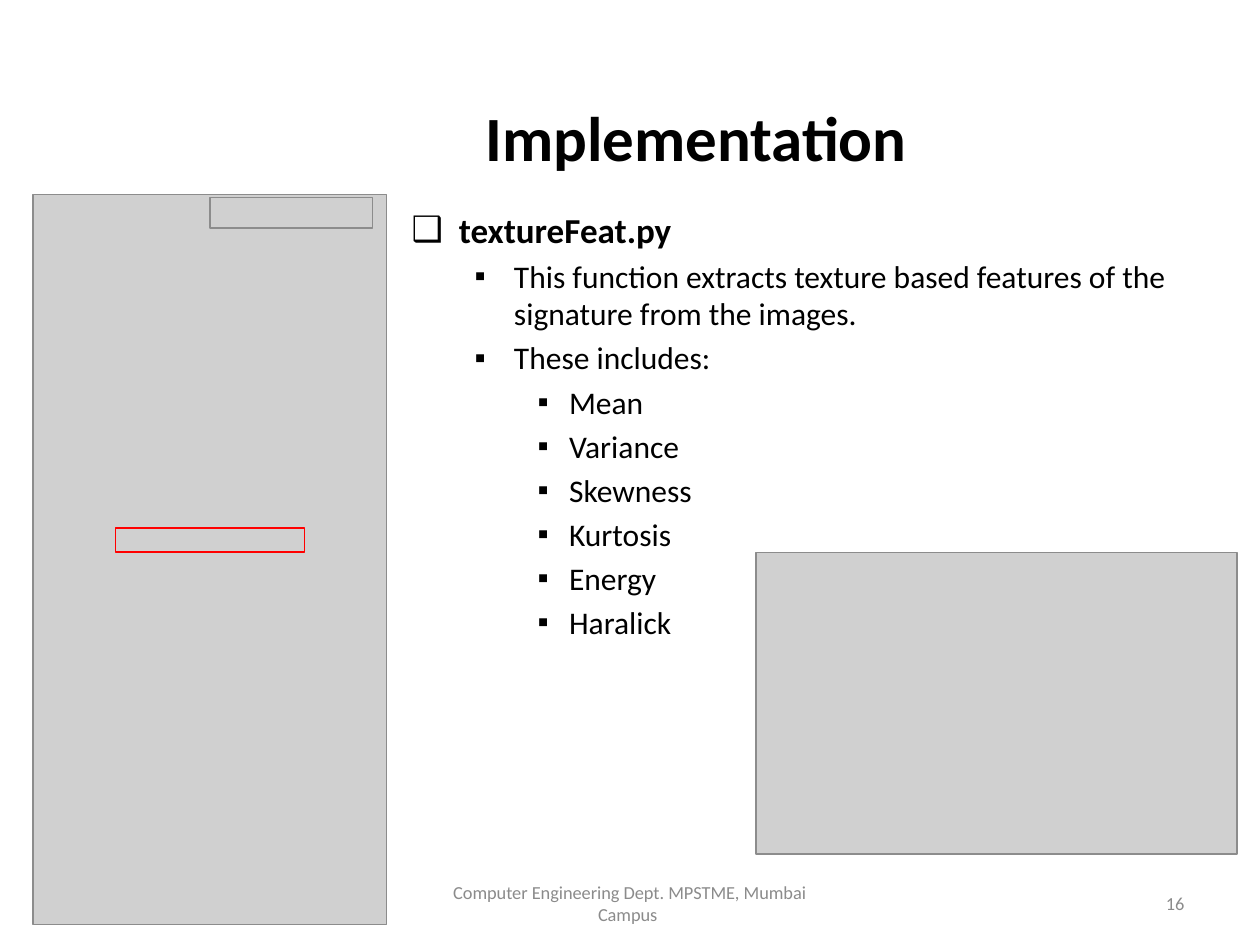
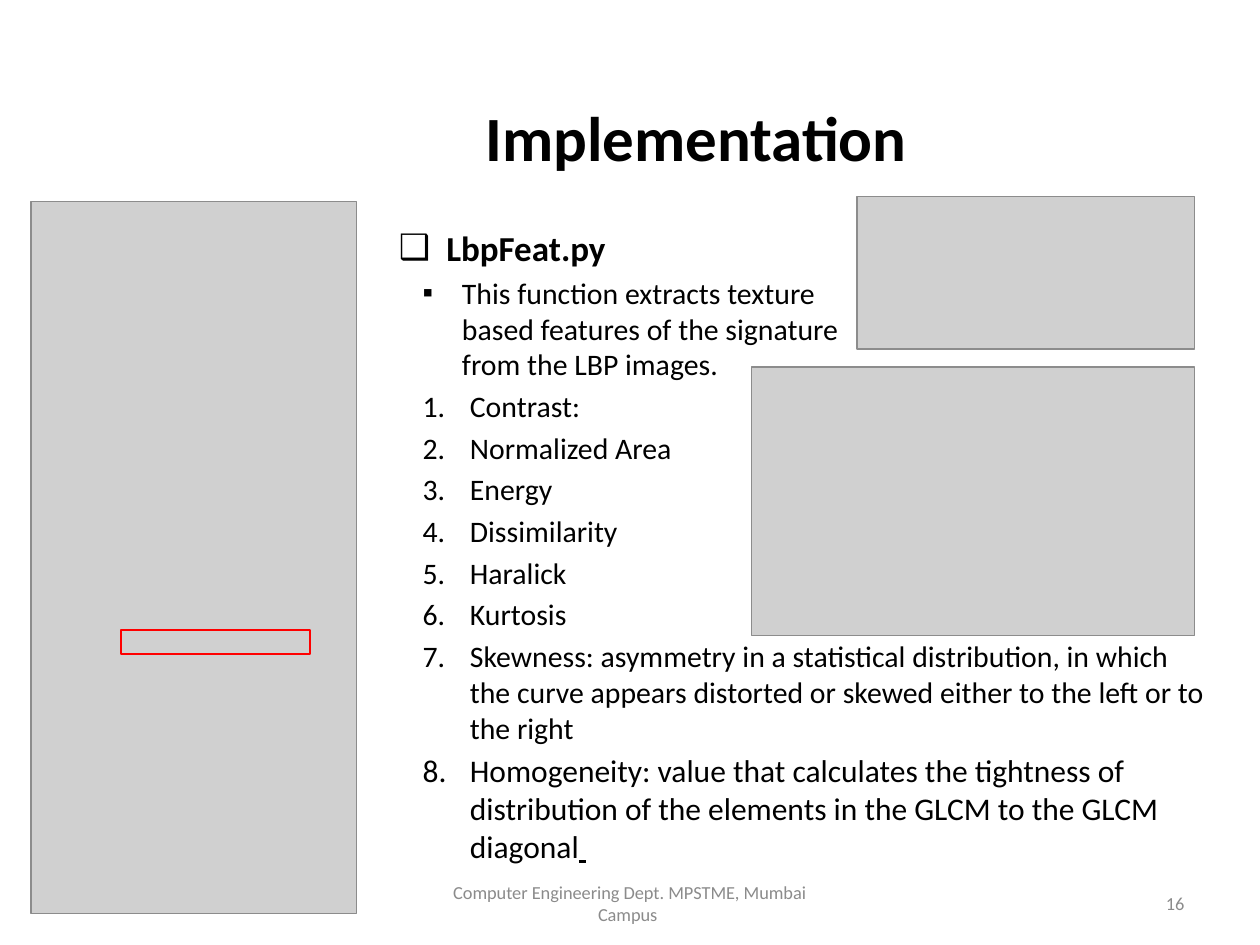
Before and after one commit to TeeeJaey/SignatureVerifier, a slide deck: slide 16 of PPT/B002_ProjectPPT.pptx. Drawn at 1260x945 pixels with LibreOffice and Linux fonts; fonts in the diff are those of the drawing; grey boxes stand for pictures; background and template pictures are left out. Boxes give left, top, right and bottom in pixels: in the first picture for what was removed or moved away, otherwise in the second. Text is boxed around its words. In the diff, an @@ line names an element or a change of style, - is before the commit and + after.

```diff
--- a/PPT/B002_ProjectPPT.pptx
+++ b/PPT/B002_ProjectPPT.pptx
@@ picture: place and size @@
-picture at (33,194,387,924)
+picture at (32,202,357,914)
@@ picture removed at (210,198,373,228) @@
@@ picture added at (857,197,1194,349) @@
@@ text "LbpFeat.py": place and size @@
-text "LbpFeat.py" at (459,220,1165,635)
+text "LbpFeat.py" at (446,236,1203,864)
@@ text at (446,236,838,585): text changed; size 18 to 17 pt @@
-❑ textureFeat.py
-  ▪ This function extracts texture based features of the signature from the images.
-  ▪ These includes:
-    ▪ Mean
-    ▪ Variance
-    ▪ Skewness
+❑ LbpFeat.py
+  ▪ This function extracts texture
+    based features of the signature
+    from the LBP images.
+1. Contrast:
+2. Normalized Area
+3. Energy
+4. Dissimilarity
+5. Haralick
@@ picture added at (752,367,1196,635) @@
@@ picture removed at (756,552,1237,853) @@
@@ text at (470,604,567,626): size 18 to 17 pt in "Kurtosis"; bullet ▪ to 1.; list level 3 to 1 in "Kurtosis" @@
@@ rectangle: place and size @@
-rectangle at (116,528,305,552)
+rectangle at (121,630,310,654)
@@ text at (470,646,1203,864): text changed; size 18 to 17 pt @@
-    ▪ Energy
-    ▪ Haralick
+7. Skewness: asymmetry in a statistical distribution, in which the curve appears distorted or skewed either to the left or to the right
+8. Homogeneity: value that calculates the tightness of distribution of the elements in the GLCM to the GLCM diagonal
@@ text at (76,913,187,916): text changed @@
-1 February 2019
+14 March 2019
```
Also in this commit, not shown: 23 other slides changed, 2 slides added, 1 slide removed, 6 other files.
